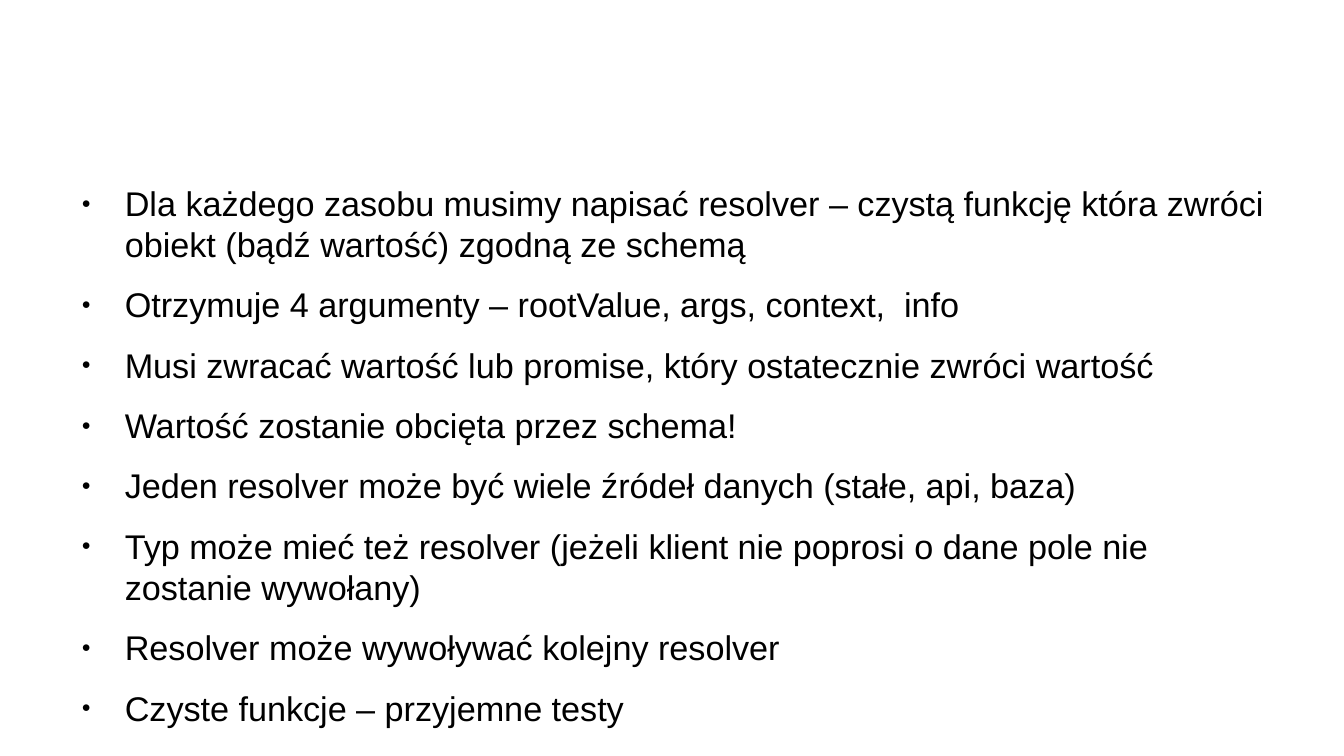
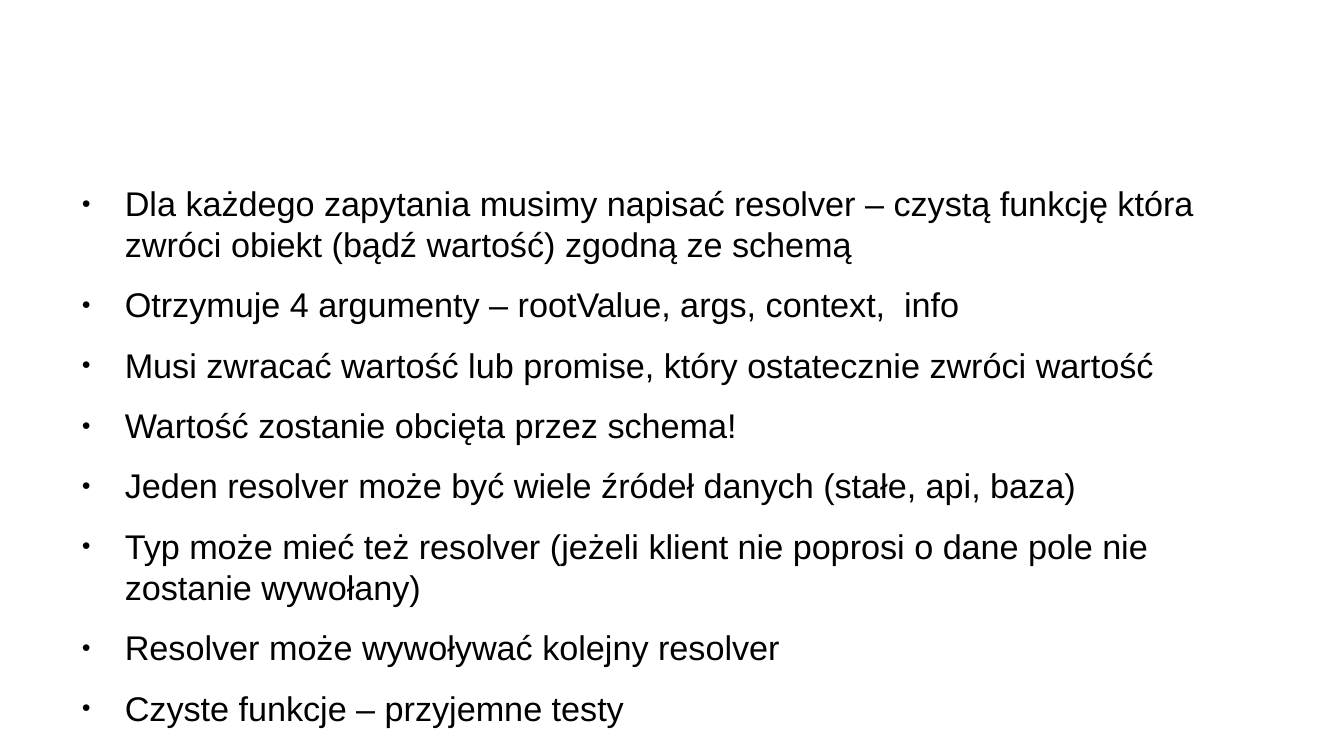
Before and after one commit to masives/meetjs-graphql, a slide deck: slide 17 of prezentacja.odp. Drawn at 1344x756 pixels with LibreOffice and Linux fonts; fonts in the diff are those of the drawing; background and template pictures are left out. Boxes give left, top, right and bottom in pixels: in the first picture for what was removed or moved away, otherwise in the second. Text is boxed around its words. In the diff, an @@ line names an element or a change of style, - is before the commit and + after.

Commit message:
update presentation

```diff
--- a/prezentacja.odp
+++ b/prezentacja.odp
@@ text at box(125, 190, 1193, 263): text changed @@
-● Dla każdego zasobu musimy napisać resolver – czystą funkcję która zwróci obiekt (bądź wartość) zgodną ze schemą
+● Dla każdego zapytania musimy napisać resolver – czystą funkcję która zwróci obiekt (bądź wartość) zgodną ze schemą
```
Also in this commit, not shown: 4 other slides changed, 1 slide added.
